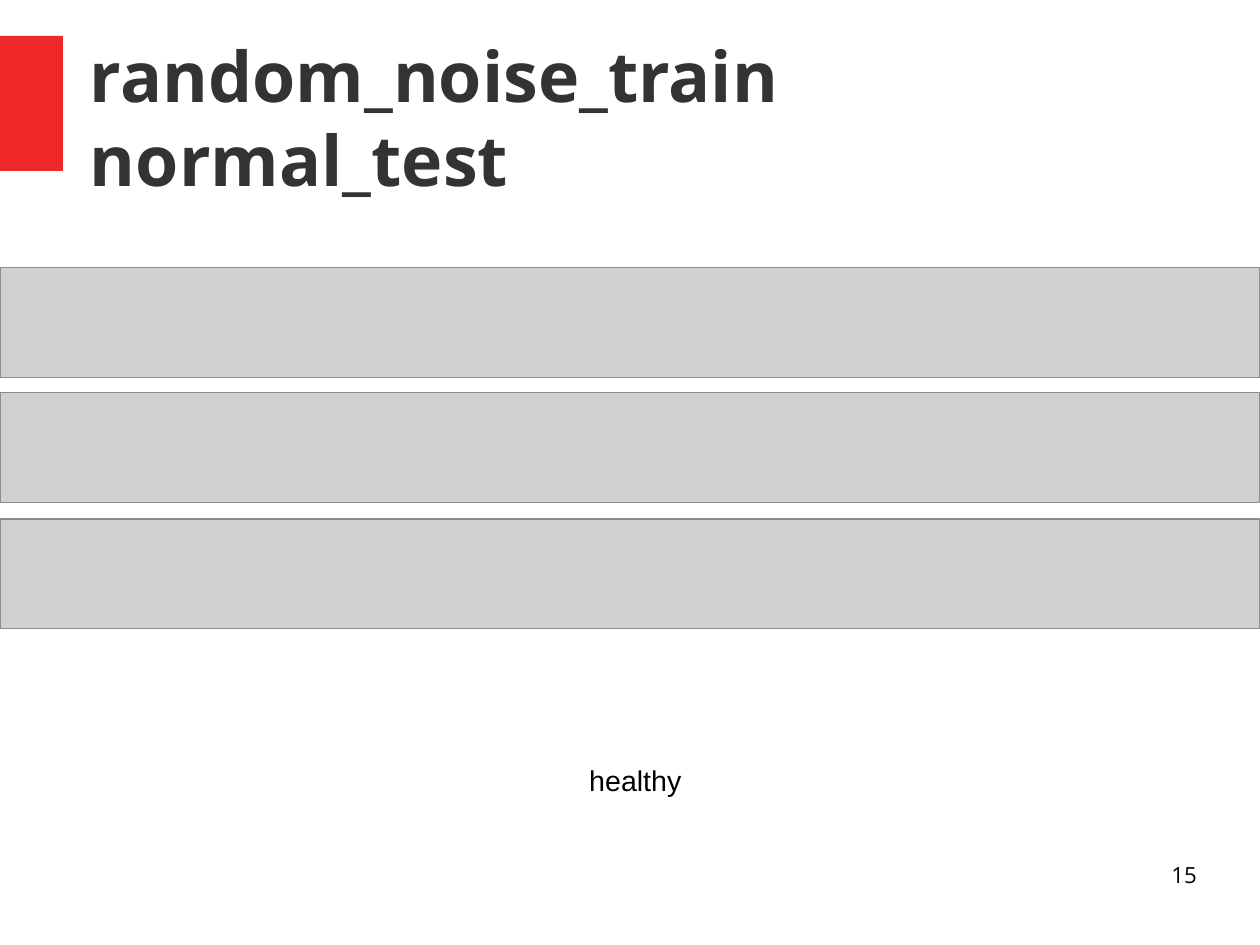
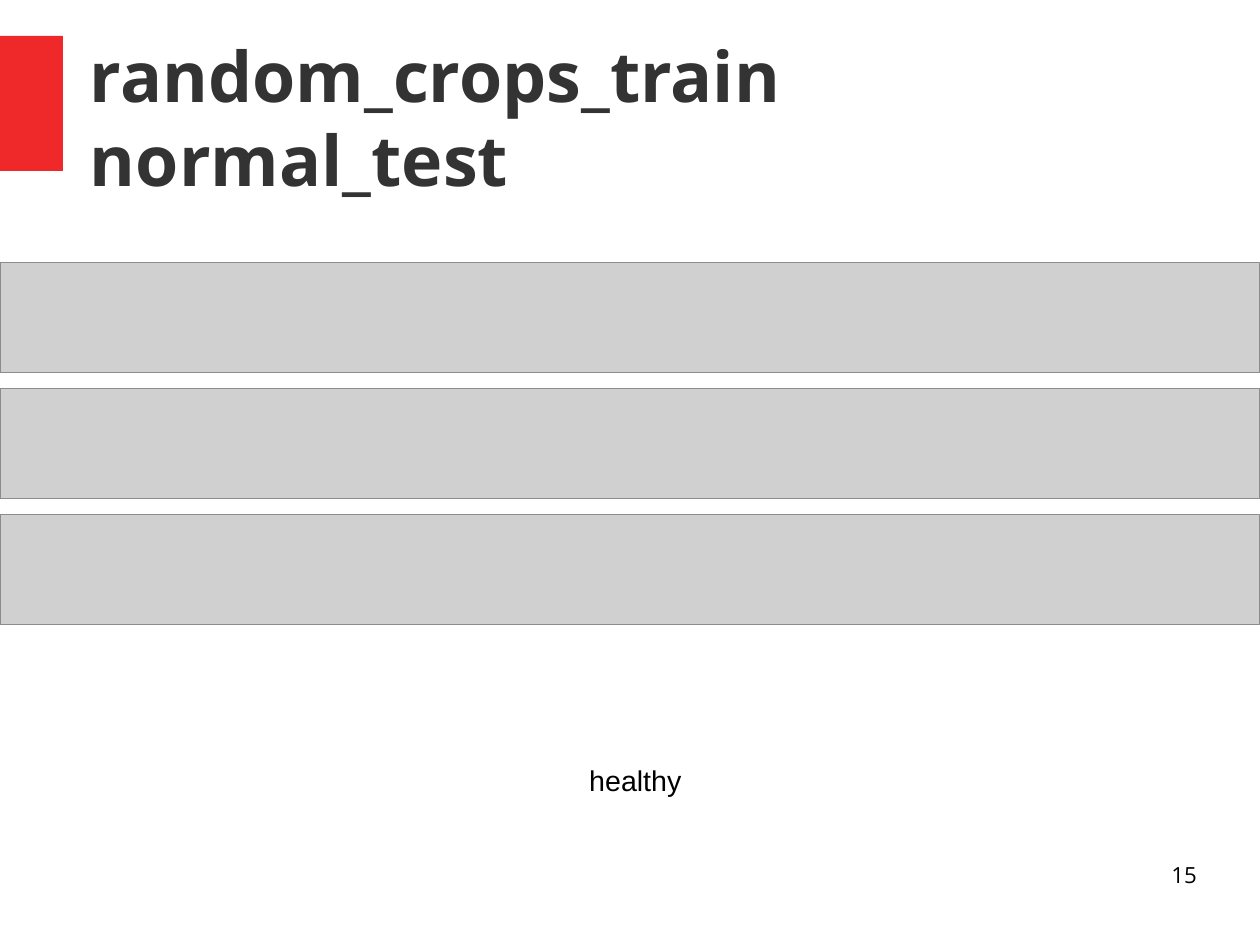
Before and after one commit to jarvis0/tomato-diseases, a slide deck: slide 15 of DL/model_evaluations/random_crops_train/random_crops_train.odp. Drawn at 1260x945 pixels with LibreOffice and Linux fonts; fonts in the diff are those of the drawing; grey boxes stand for pictures. Boxes give left, top, right and bottom in pixels: in the first picture for what was removed or moved away, otherwise in the second. Text is boxed around its words. In the diff, an @@ line names an element or a change of style, - is before the commit and + after.

```diff
--- a/DL/model_evaluations/random_crops_train/random_crops_train.odp
+++ b/DL/model_evaluations/random_crops_train/random_crops_train.odp
@@ title at box(90, 49, 780, 197): text changed @@
-random_noise_train
-normal_test
+random_crops_train
+normal_test
@@ picture: place and size @@
-picture at box(0, 268, 1260, 377)
+picture at box(0, 263, 1260, 373)
@@ picture: place and size @@
-picture at box(0, 519, 1260, 629)
+picture at box(0, 389, 1260, 499)
@@ picture: place and size @@
-picture at box(0, 393, 1260, 503)
+picture at box(0, 515, 1260, 624)
```
Also in this commit, not shown: 14 other slides changed, 34 other files.
